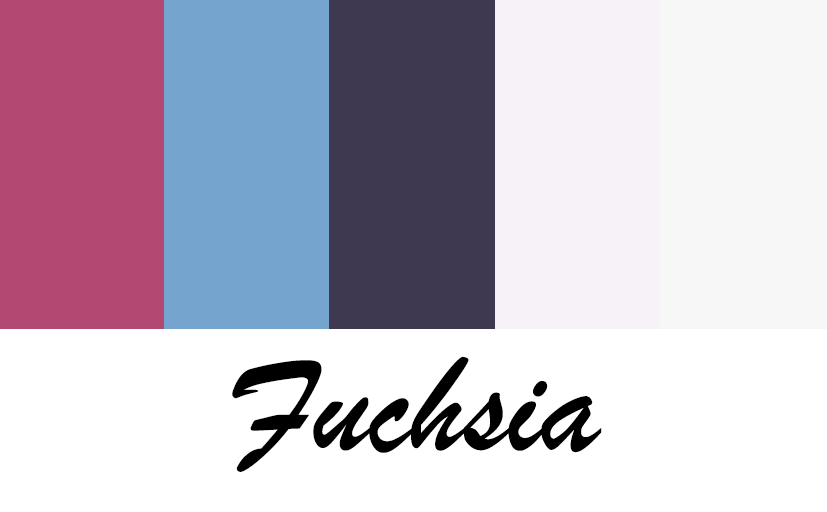
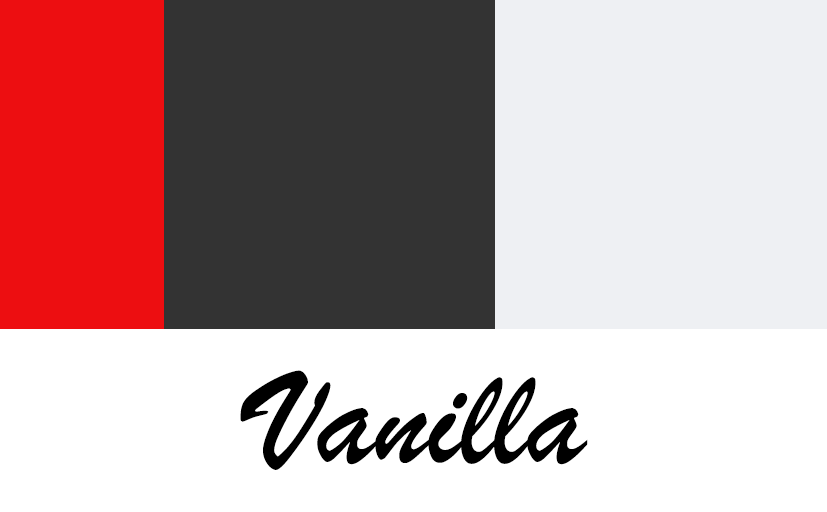
Layered file, before and after one edit (827x512). Changes by layer:
added group "Vanilla" (1st of 2) with 7 layers above "Amaranth" over [0, 0, 827, 472]
added layer "Vanilla" (2nd of 2, in "Vanilla") in group "Vanilla" over [240, 370, 588, 470]
added layer "Layer 1" (2nd of 6, in "Vanilla") in group "Vanilla" over [232, 356, 602, 472]
added layer "5" (2nd of 6, in "Vanilla") in group "Vanilla" over [660, 0, 827, 329]
added layer "4" (2nd of 6, in "Vanilla") in group "Vanilla" over [495, 0, 663, 465]
added layer "3" (2nd of 6, in "Vanilla") in group "Vanilla" over [329, 0, 498, 465]
added layer "2" (2nd of 6, in "Vanilla") in group "Vanilla" over [164, 0, 332, 472]
added layer "1" (2nd of 6, in "Vanilla") in group "Vanilla" over [0, 0, 167, 329]
added group "Amaranth" (1st of 2) with 7 layers above "Fuchsia" over [0, 0, 827, 472]
added layer "Amaranth" (2nd of 2, in "Amaranth") in group "Amaranth" over [232, 369, 602, 471]
added layer "Layer 1" (3rd of 6, in "Amaranth") in group "Amaranth" over [232, 356, 602, 472]
added layer "5" (3rd of 6, in "Amaranth") in group "Amaranth" over [660, 0, 827, 329]
added layer "4" (3rd of 6, in "Amaranth") in group "Amaranth" over [495, 0, 663, 465]
added layer "3" (3rd of 6, in "Amaranth") in group "Amaranth" over [329, 0, 498, 465]
added layer "2" (3rd of 6, in "Amaranth") in group "Amaranth" over [164, 0, 332, 472]
added layer "1" (3rd of 6, in "Amaranth") in group "Amaranth" over [0, 0, 167, 329]
